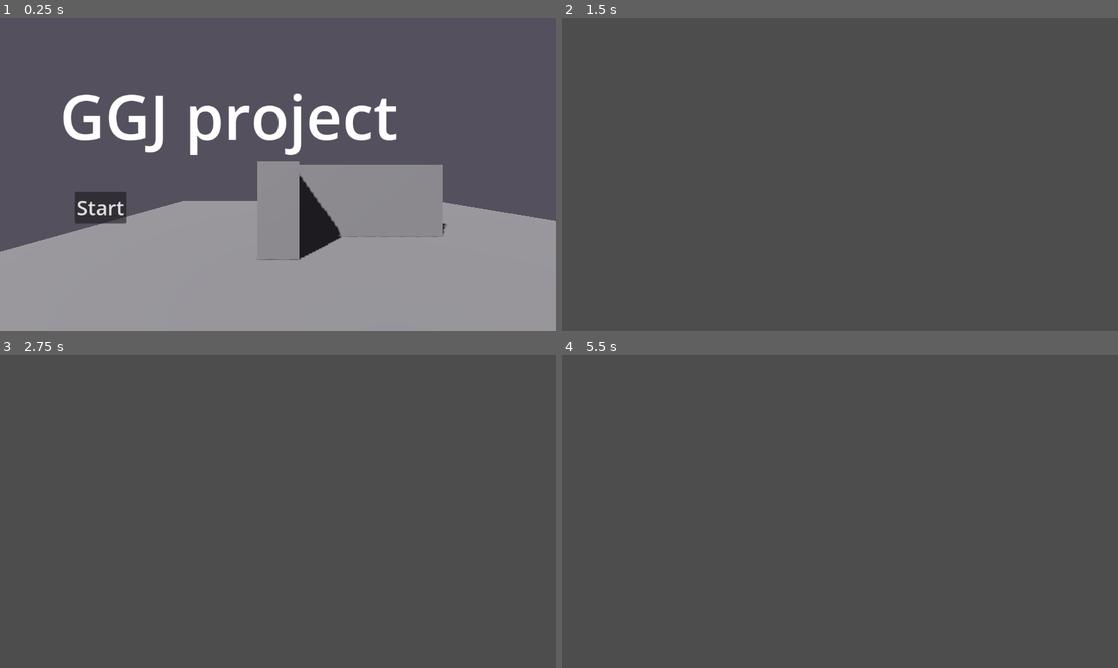
Above: before the commit, frames 1-4 (two rows, left to right).
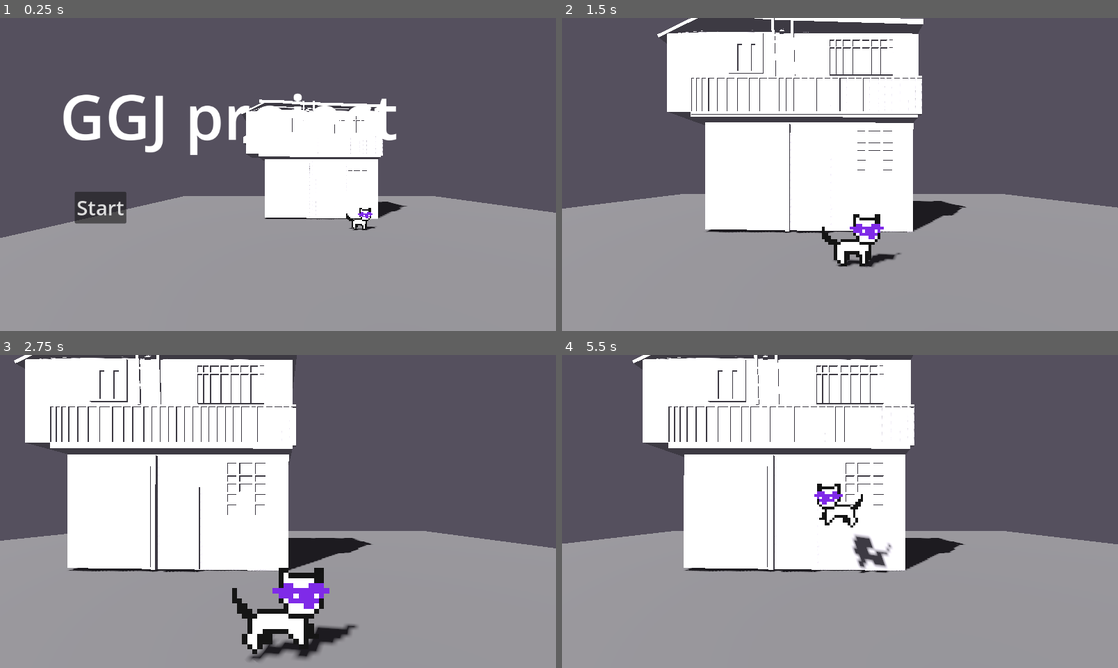
Above: after the commit, the same moments.

Repository: stamatinaspyratos-debug/ggj2025
Game: Godot game, scene res://scene/outside.tscn
Same seed, same stepped clock (60 frames per second), same inputs: the game is played once before the commit and once after it.
Inputs:
- Up to frame 1 (0.25 s): no input
- Up to frame 2 (1.5 s): click "Start" at 0.5 s; tap Enter (ui_accept) at 1.25, 1.35 s; hold Right (ui_right) from 1.28 s (still down)
- Up to frame 3 (2.75 s): tap Enter (ui_accept) at 1.52, 1.82, 2.1, 2.27, 2.57 s; release Right (ui_right) at 2.03 s; hold Down (ui_down) from 2.03 s (still down)
- Up to frame 4 (5.5 s): release Down (ui_down) at 2.78 s; hold Right (ui_right) 2.78-3.53 s; tap Enter (ui_accept) at 2.85, 3.6, 3.77, 4.07, 4.35, 4.52, 4.82, 5.1, 5.27 s; hold Up (ui_up) 3.53-4.28 s; hold Left (ui_left) from 4.28 s (still down)

The runs differ from the first frame. In frame 1, 11% of the frame differs, in the area x 0-100%, y 26-78%; in frame 2, 63%; in frame 3, 65%; in frame 4, 65%, in the area x 0-100%, y 0-100%.

Commit message:
camera limits and title screen

Diff:
--- a/code/area.gd
+++ b/code/area.gd
@@ -2,16 +2,32 @@
 
 @export var player_scene: PackedScene
 @export var in_title: bool = false
+@export var camera_active = false
 
 func _ready() -> void:
+	Game.Camera = $Camera3D
+	add_player()
 	if in_title:
 		$TitleScreen.show()
-	else: add_player()
+	else:
+		Game.Player.state = "Idle"
+		camera_active = true
 
 func title_dismiss():
 	$TitleScreen.hide()
-	$TitleScreen/Camera3D.current = false
-	add_player()
+	var t = create_tween()
+	t.tween_property(
+		Game.Camera, "position", Game.Player.position + Vector3(0, 1, 3), 1
+	)
+	await t.finished
+	Game.Player.state = "Idle"
+	camera_active = true
 
 func add_player():
 	add_child(player_scene.instantiate())
+
+func _process(_delta: float) -> void:
+	if camera_active: camera_follow()
+
+func camera_follow():
+	Game.Camera.position.x = Game.Player.position.x
--- a/code/game.gd
+++ b/code/game.gd
@@ -1,3 +1,4 @@
 extends Node
 
 var Player: CharacterBody3D
+var Camera: Camera3D
--- a/code/player.gd
+++ b/code/player.gd
@@ -1,27 +1,37 @@
 extends CharacterBody3D
 
 
-const SPEED = 5.0
-const JUMP_VELOCITY = 4.5
+const SPEED = 3.0
+const JUMP_VELOCITY = 8
 @onready var sprite_mask: AnimatedSprite3D = $SpriteBase/SpriteMask
 @onready var sprite_base: AnimatedSprite3D = $SpriteBase
 var direction: Vector3
-var state = IDLE
-enum {IDLE, WALK, STOP}
-@export_enum("Normal", "Fly") var moveset = "Normal"
+@export_enum("Idle", "Walk", "Stop") var state = "Stop"
+
+func _ready() -> void:
+	Game.Player = self
 
 func _physics_process(delta: float) -> void:
 	# Add the gravity.
 	if not is_on_floor():
-		velocity += get_gravity() * delta
-
-	# Handle jump.
-	if Input.is_action_just_pressed("ui_accept") and is_on_floor():
-		velocity.y = JUMP_VELOCITY
+		velocity += get_gravity()*2 * delta
 
 	# Get the input direction and handle the movement/deceleration.
 	var input_dir := Input.get_vector("ui_left", "ui_right", "ui_up", "ui_down")
 	direction = (transform.basis * Vector3(input_dir.x, 0, input_dir.y)).normalized()
+
+	if state != "Stop":
+		control_jump()
+		control_walk()
+
+	if direction.length() > 0 and state == "Idle": state = "Walk"
+	if direction.length() == 0 and state == "Walk": state = "Idle"
+
+	move_and_slide()
+	animate()
+	limit_position()
+
+func control_walk():
 	if direction:
 		velocity.x = direction.x * SPEED
 		velocity.z = direction.z * SPEED
@@ -29,18 +39,18 @@
 		velocity.x = move_toward(velocity.x, 0, SPEED)
 		velocity.z = move_toward(velocity.z, 0, SPEED)
 
-	if direction.length() > 0 and state == IDLE: state = WALK
-	if direction.length() == 0 and state == WALK: state = IDLE
-
-	if state != STOP:
-		move_and_slide()
-	animate()
+func control_jump():
+	if Input.is_action_just_pressed("ui_accept") and is_on_floor():
+		velocity.y = JUMP_VELOCITY
 
 func animate():
 	match state:
-		WALK:
+		"Walk":
 			sprite_base.play()
 			$SpriteBase.flip_h = direction.x < 0
-		IDLE:
+		"Idle":
 			sprite_base.stop()
 			sprite_base.frame = 0
+
+func limit_position():
+	position.z = clamp(position.z, -1, 1)
--- a/project.godot
+++ b/project.godot
@@ -16,6 +16,10 @@
 run/max_fps=60
 config/icon="uid://lyovofj4id71"
 
+[autoload]
+
+Game="*uid://cnu1o5a34deak"
+
 [display]
 
 window/stretch/mode="viewport"
--- a/scene/outside.tscn
+++ b/scene/outside.tscn
@@ -2,6 +2,7 @@
 
 [ext_resource type="Script" uid="uid://dju5584rlvcyp" path="res://code/area.gd" id="1_bspfs"]
 [ext_resource type="PackedScene" uid="uid://0hvhunsovnt5" path="res://scene/player.tscn" id="2_arvm7"]
+[ext_resource type="PackedScene" uid="uid://xrjkajq1eqi6" path="res://assets/Backgrund_house1.glb" id="3_arvm7"]
 
 [sub_resource type="BoxMesh" id="BoxMesh_ekwa0"]
 size = Vector3(25, 0.455, 25)
@@ -21,7 +22,7 @@
 in_title = true
 
 [node name="Ground" type="CSGMesh3D" parent="." unique_id=358375328]
-transform = Transform3D(1, 0, 0, 0, 1, 0, 0, 0, 1, 0, -1.3204099, 0)
+transform = Transform3D(1, 0, 0, 0, 1, 0, 0, 0, 1, 0, -0.85835534, 0)
 use_collision = true
 mesh = SubResource("BoxMesh_ekwa0")
 
@@ -32,14 +33,6 @@
 transform = Transform3D(0.8704466, 0.09441025, -0.48312464, 0.30995506, 0.6573392, 0.68690103, 0.38242725, -0.7476577, 0.54291576, 0.34567875, 15.468761, -0.68418026)
 shadow_enabled = true
 shadow_blur = 0.5
-
-[node name="CSGBox3D" type="CSGBox3D" parent="." unique_id=718119152]
-transform = Transform3D(1, 0, 0, 0, 1, 0, 0, 0, 1, 0.08300781, 0.31249332, -1.1943581)
-size = Vector3(7.3632813, 3.1635742, 1)
-
-[node name="CSGBox3D2" type="CSGBox3D" parent="." unique_id=1337962626]
-transform = Transform3D(1, 0, 0, 0, 1, 0, 0, 0, 1, -3.1109982, 0.31288362, 0.2910745)
-size = Vector3(1.2758789, 3.1635742, 2.6605835)
 
 [node name="TitleScreen" type="CanvasLayer" parent="." unique_id=587445091]
 
@@ -59,7 +52,10 @@
 theme = SubResource("Theme_bspfs")
 text = "Start"
 
-[node name="Camera3D" type="Camera3D" parent="TitleScreen" unique_id=1498984743]
+[node name="Backgrund_house1" parent="." unique_id=1319112423 instance=ExtResource("3_arvm7")]
+transform = Transform3D(-4.371139e-08, 0, -1, 0, 1, 0, 1, 0, -4.371139e-08, 0.07595432, 3.6261253, -3.0137315)
+
+[node name="Camera3D" type="Camera3D" parent="." unique_id=1364433887]
 transform = Transform3D(1, 0, 0, 0, 1, 0, 0, 0, 1, -3.1247473, 1.5034323, 7.8440447)
 
 [connection signal="pressed" from="TitleScreen/Button" to="." method="title_dismiss"]
--- a/scene/player.tscn
+++ b/scene/player.tscn
@@ -63,7 +63,6 @@
 texture_filter = 0
 sprite_frames = SubResource("SpriteFrames_2fvbb")
 animation = &"1"
-autoplay = "1"
 
 [node name="SpriteMask" type="AnimatedSprite3D" parent="SpriteBase" unique_id=1901796756]
 transform = Transform3D(1, 0, 0, 0, 1, 0, 0, 0, 1, 0, 0, 0.001)
@@ -72,7 +71,6 @@
 texture_filter = 0
 sprite_frames = SubResource("SpriteFrames_34jf3")
 animation = &"1"
-autoplay = "1"
 frame = 1
 frame_progress = 0.5360786
 script = ExtResource("4_ct4mp")
@@ -81,6 +79,3 @@
 [node name="CollisionShape3D" type="CollisionShape3D" parent="." unique_id=2024580783]
 transform = Transform3D(1, 0, 0, 0, 1, 0, 0, 0, 1, 0.051727295, -0.06452, -0.023864746)
 shape = SubResource("BoxShape3D_fvtld")
-
-[node name="Camera3D" type="Camera3D" parent="." unique_id=2074833409]
-transform = Transform3D(1, 0, 0, 0, 0.99134433, 0.13128754, 0, -0.13128754, 0.99134433, 0, 1.3256854, 3.2307234)
